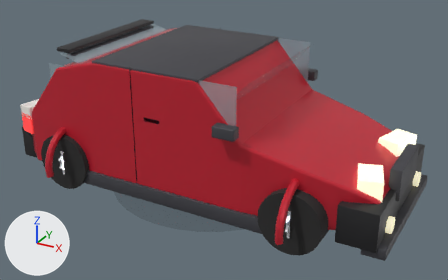
The glTF model peugeot-106-gti/assets/peugeot-106-gti.glb, before and after one commit.
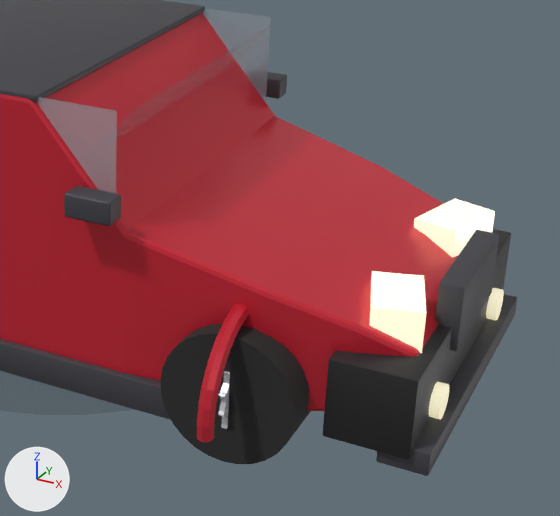
Old and new are each drawn whole from a camera (50 mm lens) standing at (2.81, -4.88, 2.91) and looking at (0.15, -0.04, 0.49) and again close up on the part from 40% to 100% of the width and 12% to 100% of the height. Lighting does not change. The marker at lower left points along +X, +Y and +Z. The last two pictures show the newer version. Where no turn or scale is listed for an object, it has been applied to the vertices. Vertices at exactly the same position are counted once.

The older version as bpy lines, for what is in view:
```python
me_bodymesh = bpy.data.meshes.new('BodyMesh')
me_bodymesh.from_pydata(...)  # 156 vertices, 308 faces; spans x -1.84..1.84, y -0.8..0.8, z 0.16..1.34
me_bodymesh.materials.append(mat_gti_red_001)  # red #ce2738
me_cube_001 = bpy.data.meshes.new('Cube.001')
me_cube_001.from_pydata(...)  # 56 vertices, 108 faces; spans x -0.17..0.17, y -0.75..0.75, z -0.17..0.17
me_cube_001.materials.append(mat_black_plastic)  # black #212123
me_cube_007 = bpy.data.meshes.new('Cube.007')
me_cube_007.from_pydata(...)  # a box spanning x -0.1..0.1, y -0.16..0.16, z -0.1..0.1
me_cube_007.materials.append(mat_headlamp)  # pale yellow #f9f6e1, glowing beige #cbc4a2
me_cube_009 = bpy.data.meshes.new('Cube.009')
me_cube_009.from_pydata(...)  # a box spanning x -0.1..0.1, y -0.16..0.16, z -0.1..0.1
me_cube_009.materials.append(mat_headlamp)  # pale yellow #f9f6e1, glowing beige #cbc4a2
ob_body = bpy.data.objects.new('Body', me_bodymesh)
ob_body.location = (0.0, 0.0, 0.0)
ob_frontvalance = bpy.data.objects.new('FrontValance', me_cube_001)
ob_frontvalance.location = (1.72, 0.0, 0.34)
ob_headlamp_l = bpy.data.objects.new('Headlamp_L', me_cube_009)
ob_headlamp_l.parent = ob_peugeot106gti
ob_headlamp_l.location = (1.7, -0.42, 0.58)
ob_headlamp_l.rotation_euler = (0.0, 0.0, 0.3)  # degrees (0, 0, 17)
ob_headlamp_r = bpy.data.objects.new('Headlamp_R', me_cube_007)
ob_headlamp_r.parent = ob_peugeot106gti
ob_headlamp_r.location = (1.7, 0.42, 0.58)
ob_headlamp_r.rotation_euler = (0.0, 0.0, -0.3)  # degrees (0, 0, -17)
# also in view: 'RoofTrim' at (-0.22, 0.0, 1.34); 'Mirror_R' at (0.62, 0.87, 0.98); 'Grille' at (1.87, 0.0, 0.55); 'Shadow' at (0.0, 0.0, 0.01); 'ArchFlare_1.19_L' at (1.19, -0.7, 0.43)
```
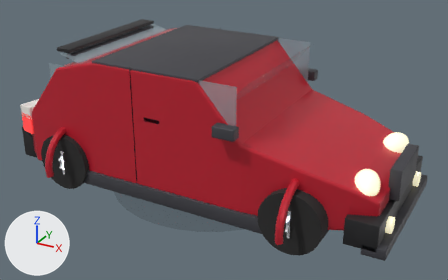
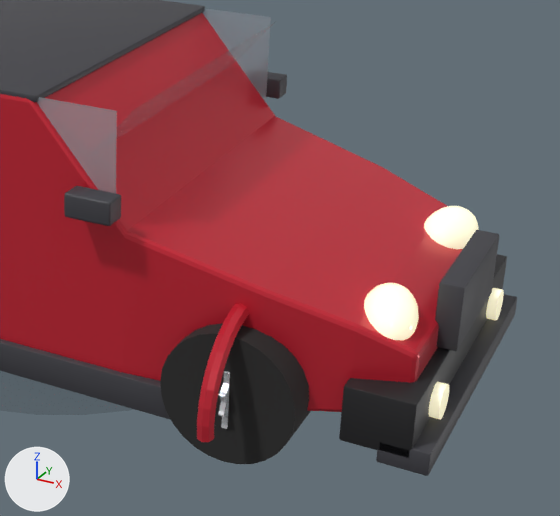
Pixel boxes (x1, y1, x2, y2) of what changed, in the close-ups (560 x 516 px):
'FrontValance', moved, rescaled (11% narrower, 12% shorter): before (323, 229, 511, 460); after (339, 254, 507, 458)
'Headlamp_L', reshaped, moved, turned: before (369, 271, 427, 353); after (364, 283, 419, 340)
'Headlamp_R', reshaped, moved, turned: before (414, 199, 495, 257); after (424, 206, 478, 249)

The change, as a diff of the scene's bpy script:
```diff
--- a/peugeot-106-gti/assets/peugeot-106-gti.glb.py
+++ b/peugeot-106-gti/assets/peugeot-106-gti.glb.py
@@ me_cube_001 @@
 # used by ob_frontvalance; location = (1.72, 0.0, 0.34)
-me_cube_001.from_pydata(...)  # 56 vertices, 108 faces; spans x -0.17..0.17, y -0.75..0.75, z -0.17..0.17
+me_cube_001.from_pydata(...)  # 56 vertices, 108 faces; spans x -0.14..0.14, y -0.73..0.73, z -0.12..0.12
+# me_cube_001 part 1: the whole mesh is scaled about its middle by (0.819, 0.973, 0.698)
 me_cube_001.materials.append(mat_black_plastic)
@@ me_cube_009 @@
 # used by ob_headlamp_l; parent = ob_peugeot106gti; location = (1.7, -0.42, 0.58); rotation_euler = (0.0, 0.0, 0.3), in degrees (0, 0, 17)
-me_cube_009.from_pydata(...)  # 8 vertices, 12 faces; spans x -0.1..0.1, y -0.16..0.16, z -0.1..0.1
+me_cube_009.from_pydata(...)  # 222 vertices, 440 faces; spans x -0.11..0.11, y -0.17..0.17, z -0.115..0.115
+# me_cube_009 part 2: 8 vertices removed from x -0.1..0.1, y -0.16..0.16, z -0.1..0.1; 222 vertices added at x -0.11..0.11, y -0.17..0.17, z -0.115..0.115, forming a UV sphere (20 segments, 12 rings, poles along z)
 me_cube_009.materials.append(mat_headlamp)
@@ me_cube_007 @@
 # used by ob_headlamp_r; parent = ob_peugeot106gti; location = (1.7, 0.42, 0.58); rotation_euler = (0.0, 0.0, -0.3), in degrees (0, 0, -17)
-me_cube_007.from_pydata(...)  # 8 vertices, 12 faces; spans x -0.1..0.1, y -0.16..0.16, z -0.1..0.1
+me_cube_007.from_pydata(...)  # 222 vertices, 440 faces; spans x -0.11..0.11, y -0.17..0.17, z -0.115..0.115
+# me_cube_007 part 3: 8 vertices removed from x -0.1..0.1, y -0.16..0.16, z -0.1..0.1; 222 vertices added at x -0.11..0.11, y -0.17..0.17, z -0.115..0.115, forming a UV sphere (20 segments, 12 rings, poles along z)
 me_cube_007.materials.append(mat_headlamp)
@@ ob_frontvalance @@
 ob_frontvalance = bpy.data.objects.new('FrontValance', me_cube_001)
-ob_frontvalance.location = (1.72, 0.0, 0.34)
+ob_frontvalance.location = (1.75, 0.0, 0.28)
@@ ob_headlamp_l @@
 ob_headlamp_l.parent = ob_peugeot106gti
-ob_headlamp_l.location = (1.7, -0.42, 0.58)
-ob_headlamp_l.rotation_euler = (0.0, 0.0, 0.3)  # degrees (0, 0, 17)
+ob_headlamp_l.location = (1.68, -0.44, 0.58)
+ob_headlamp_l.rotation_euler = (0.0, 0.0, 0.22)  # degrees (0, 0, 13)
@@ ob_headlamp_r @@
 ob_headlamp_r.parent = ob_peugeot106gti
-ob_headlamp_r.location = (1.7, 0.42, 0.58)
-ob_headlamp_r.rotation_euler = (0.0, 0.0, -0.3)  # degrees (0, 0, -17)
+ob_headlamp_r.location = (1.68, 0.44, 0.58)
+ob_headlamp_r.rotation_euler = (0.0, 0.0, -0.22)  # degrees (0, 0, -13)
```
